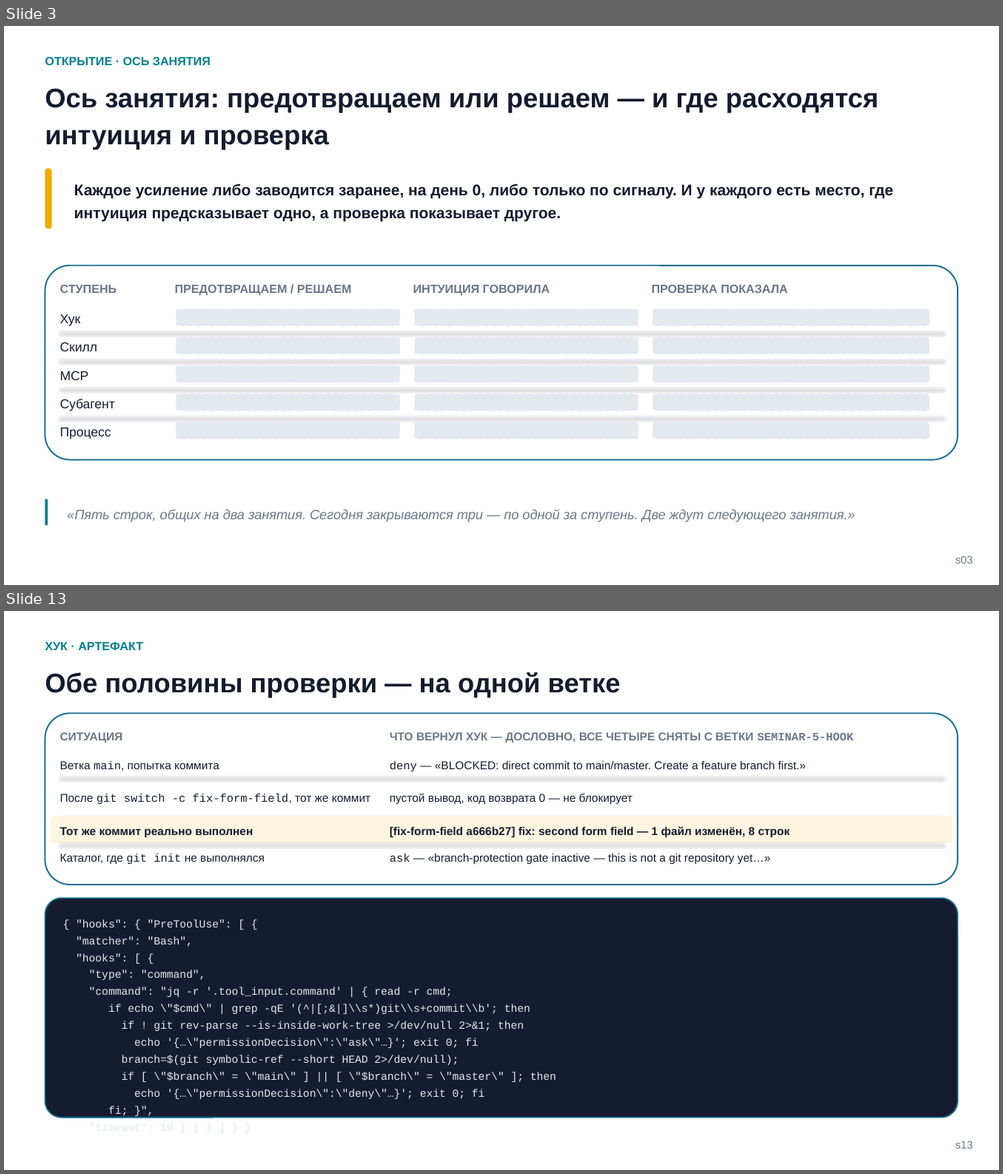
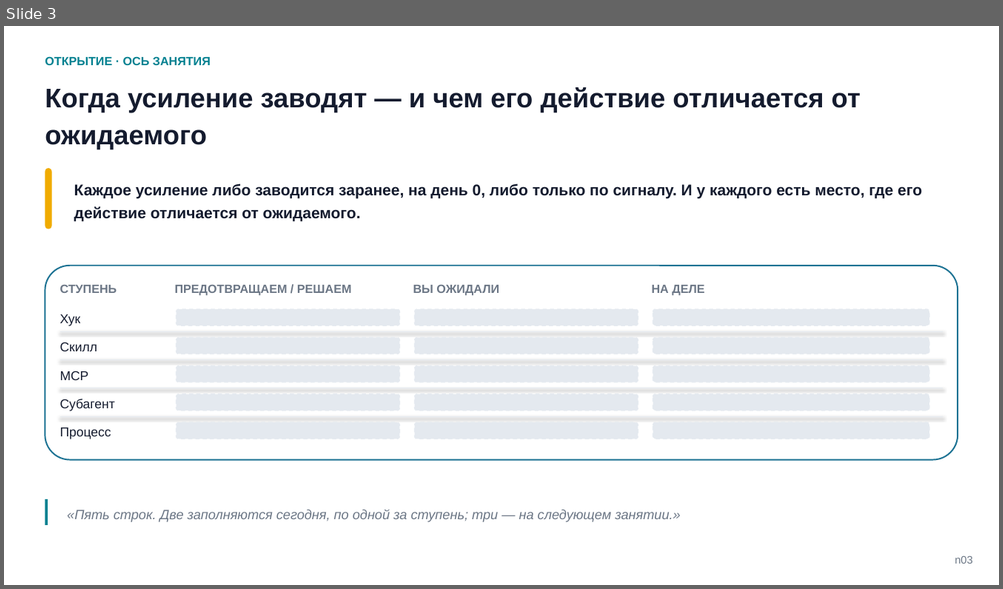
Before and after one commit to tellina-study/AI-usage-lessons, a slide deck: library/seminars/sem-05/rendered/sem-05.pptx. Shown one above the other, each under a label of ours: slides 3 and 13 before the commit, slide 3 after it; the slides between them are not shown. The pictures are 1003x1174 and 1003x589 pixels, drawn with LibreOffice and Linux fonts; fonts in the diff are those of the drawing. Boxes give left, top, right and bottom in pixels: in the first picture for what was removed or moved away, otherwise in the second. Text is boxed around its words. In the diff, an @@ line names an element or a change of style, - is before the commit and + after.

Commit message:
deck.yaml собран под новую деку генератором, прежняя уехала в deck-s50.yaml, заметки рендерера разрезаны, значок развилки выводится вместо таблицы #211

```diff
--- a/library/seminars/sem-05/rendered/sem-05.pptx
+++ b/library/seminars/sem-05/rendered/sem-05.pptx
@@ slide 13 removed at (4,611,999,1170), background #FFFFFF @@
@@ text removed at (45,641,143,650) @@
-ХУК · АРТЕФАКТ
@@ text removed at (45,672,620,698) @@
-Обе половины проверки — на одной ветке
@@ rounded rectangle removed at (45,713,958,885) @@
@@ text removed at (60,732,123,743) @@
-СИТУАЦИЯ
@@ text removed at (390,732,854,743) @@
-ЧТО ВЕРНУЛ ХУК — ДОСЛОВНО, ВСЕ ЧЕТЫРЕ СНЯТЫ С ВЕТКИ SEMINAR-5-HOOK
@@ text removed at (60,761,219,771) @@
-Ветка main, попытка коммита
@@ text removed at (390,761,806,772) @@
-deny — «BLOCKED: direct commit to main/master. Create a feature branch first.»
@@ line removed from (60, 777) to (942, 777) @@
@@ text removed at (60,794,370,804) @@
-После git switch -c fix-form-field, тот же коммит
@@ text removed at (390,793,632,805) @@
-пустой вывод, код возврата 0 — не блокирует
@@ rounded rectangle removed at (51,817,952,844) @@
@@ line removed from (60, 817) to (942, 817) @@
@@ text removed at (60,827,253,838) @@
-Тот же коммит реально выполнен
@@ text removed at (390,826,790,838) @@
-[fix-form-field a666b27] fix: second form field — 1 файл изменён, 8 строк
@@ line removed from (60, 843) to (942, 843) @@
@@ text removed at (60,854,264,864) @@
-Каталог, где git init не выполнялся
@@ text removed at (390,854,771,864) @@
-ask — «branch-protection gate inactive — this is not a git repository yet…»
@@ rounded rectangle removed at (45,898,958,1118) @@
@@ text removed at (76,920,556,1099) @@
-{ "hooks": { "PreToolUse": [ {
-"matcher": "Bash",
-"hooks": [ {
-"type": "command",
-"command": "jq -r '.tool_input.command' | { read -r cmd;
-if echo \"$cmd\" | grep -qE '(^|[;&|]\\s*)git\\s+commit\\b'; then
-if ! git rev-parse --is-inside-work-tree >/dev/null 2>&1; then
-echo '{…\"permissionDecision\":\"ask\"…}'; exit 0; fi
-branch=$(git symbolic-ref --short HEAD 2>/dev/null);
-if [ \"$branch\" = \"main\" ] || [ \"$branch\" = \"master\" ]; then
-echo '{…\"permissionDecision\":\"deny\"…}'; exit 0; fi
-fi; }",
-"timeout": 10 } ] } ] } }
@@ text removed at (955,1142,973,1149) @@
-s13
@@ slide 3 changed as well @@
@@ text at (45,87,860,150): text changed @@
-Ось занятия: предотвращаем или решаем — и где расходятся интуиция и проверка
+Когда усиление заводят — и чем его действие отличается от ожидаемого
@@ text at (74,184,922,221): text changed @@
-Каждое усиление либо заводится заранее, на день 0, либо только по сигналу. И у каждого есть место, где интуиция предсказывает одно, а проверка показывает другое.
+Каждое усиление либо заводится заранее, на день 0, либо только по сигналу. И у каждого есть место, где его действие отличается от ожидаемого.
@@ text at (413,285,499,295): text changed @@
-ИНТУИЦИЯ ГОВОРИЛА
+ВЫ ОЖИДАЛИ
@@ text at (652,285,704,295): text changed @@
-ПРОВЕРКА ПОКАЗАЛА
+НА ДЕЛЕ
@@ text at (67,510,680,523): text changed @@
-«Пять строк, общих на два занятия. Сегодня закрываются три — по одной за ступень. Две ждут следующего занятия.»
+«Пять строк. Две заполняются сегодня, по одной за ступень; три — на следующем занятии.»
@@ text at (954,557,972,564): text changed @@
-s03
+n03
```
Also in this commit, not shown: 3 other slides changed, 61 slides added, 45 other slides removed, 10 other files.
